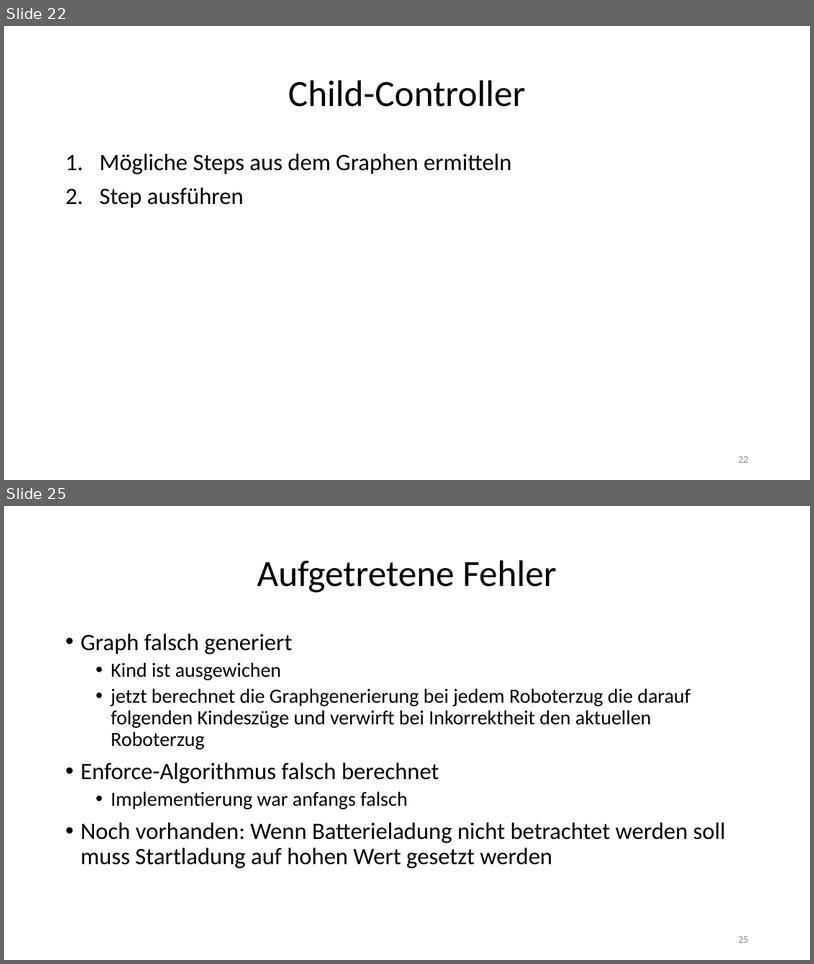
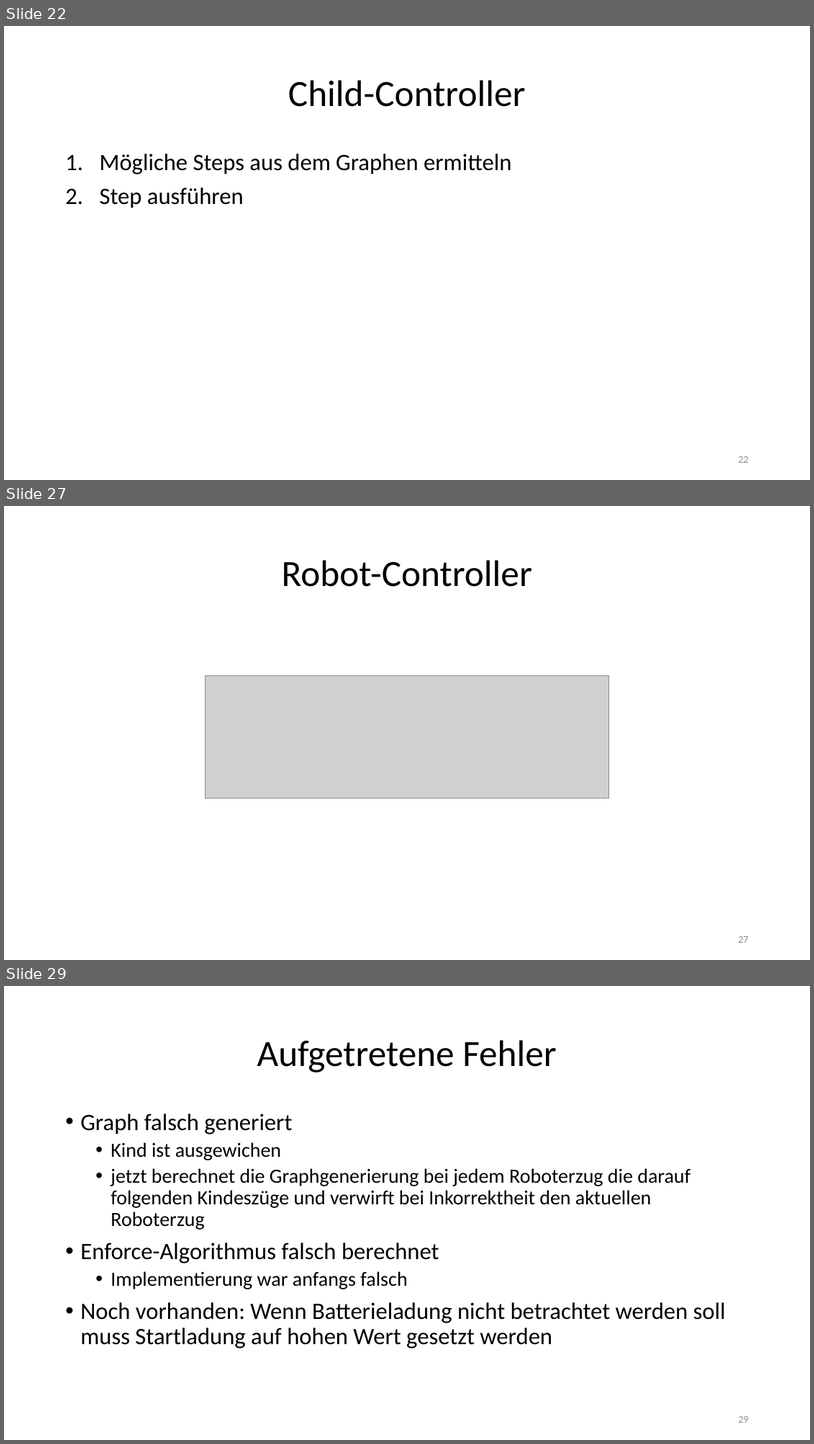
Before and after one commit to jhbruhn/fmes, a slide deck: Dokumentation/Roboter.pptx. Shown one above the other, each under a label of ours: slides 22 and 25 before the commit, slides 22, 27 and 29 after it; the slides between them are not shown. The pictures are 814x964 and 814x1444 pixels, drawn with LibreOffice and Linux fonts; fonts in the diff are those of the drawing; grey boxes stand for pictures. Boxes give left, top, right and bottom in pixels: in the first picture for what was removed or moved away, otherwise in the second. Text is boxed around its words. In the diff, an @@ line names an element or a change of style, - is before the commit and + after.

```diff
--- a/Dokumentation/Roboter.pptx
+++ b/Dokumentation/Roboter.pptx
@@ slide 27 added at bbox=[4, 506, 810, 960], background #FFFFFF @@
@@ title added at bbox=[282, 560, 532, 587], 44 pt, text #000000 @@
+Robot-Controller
@@ picture added at bbox=[206, 676, 609, 798] @@
@@ page number added at bbox=[738, 936, 748, 942], 12 pt, text #8C8C8C @@
+27
@@ what was slide 25 is now slide 29 @@
```
Also in this commit, not shown: 2 slides changed, 3 other slides added.
